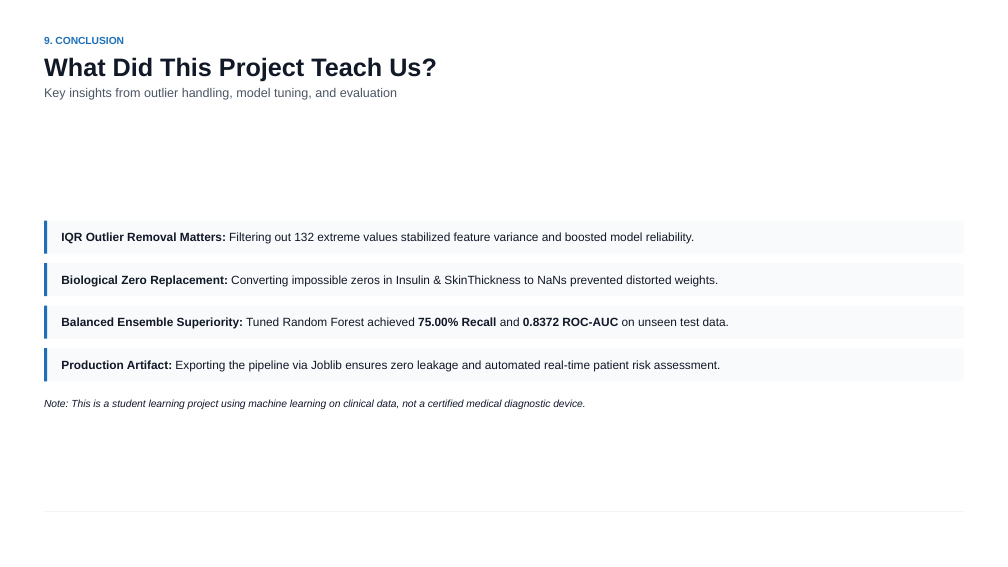
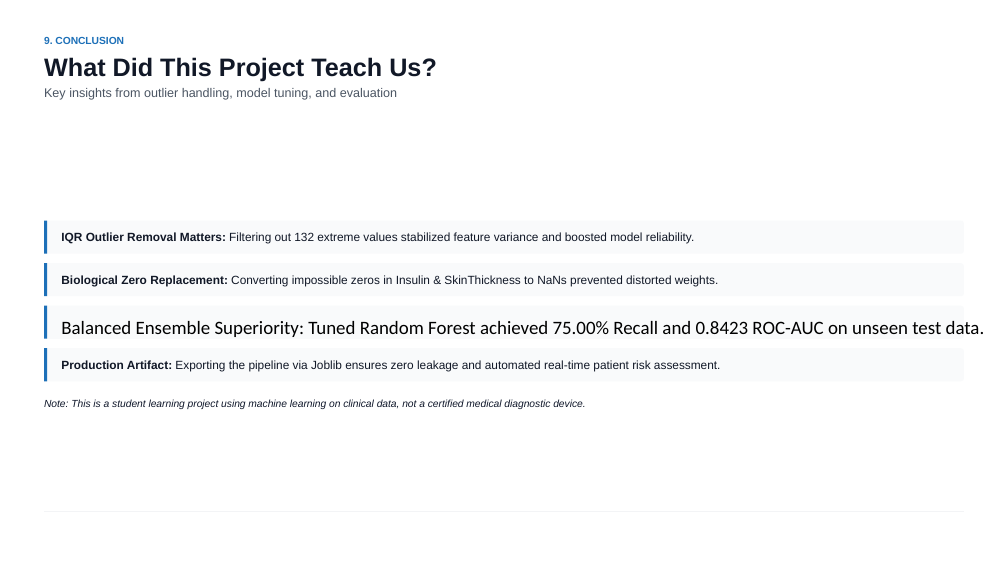
Before and after one commit to jeelgoti115-arch/Diabetes-Risk-Prediction, a slide deck: slide 10 of Diabetes_Risk_Prediction_PPT.pptx. Drawn at 1008x567 pixels with LibreOffice and Linux fonts; fonts in the diff are those of the drawing. Boxes give left, top, right and bottom in pixels: in the first picture for what was removed or moved away, otherwise in the second. Text is boxed around its words. In the diff, an @@ line names an element or a change of style, - is before the commit and + after.

```diff
--- a/Diabetes_Risk_Prediction_PPT.pptx
+++ b/Diabetes_Risk_Prediction_PPT.pptx
@@ text at (61, 321, 985, 337): text changed; size 11.2 to 18 pt; font Arial to Calibri; text colour #111827 to #000000; bold off @@
-Balanced Ensemble Superiority: Tuned Random Forest achieved 75.00% Recall and 0.8372 ROC-AUC on unseen test data.
+Balanced Ensemble Superiority: Tuned Random Forest achieved 75.00% Recall and 0.8423 ROC-AUC on unseen test data.
```
Also in this commit, not shown: 3 other slides changed, 1 other file.
